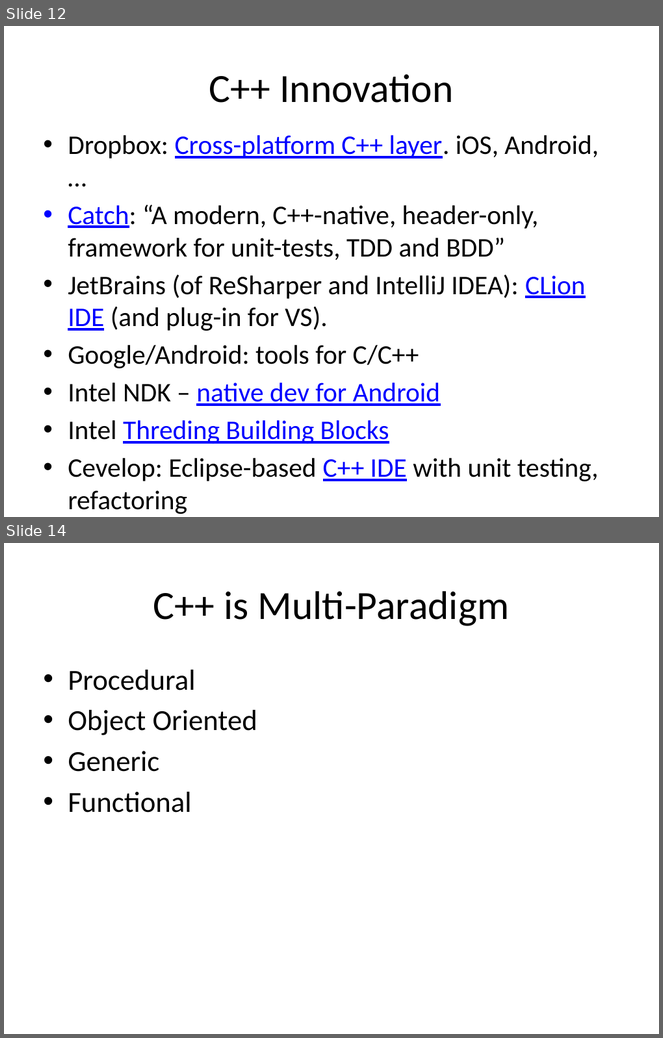
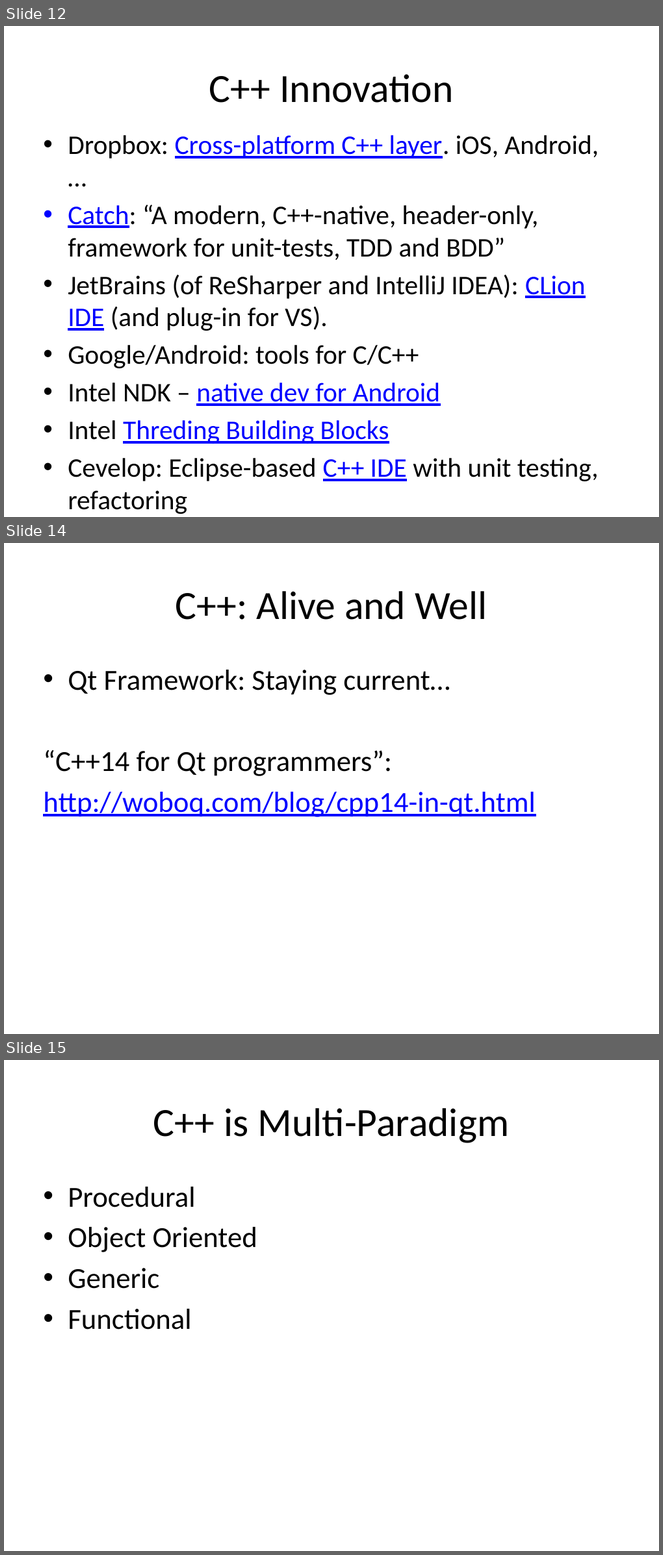
Before and after one commit to fellmad/FunWithCpp11, a slide deck: doc/Fun_with_C++11.pptx. Shown one above the other, each under a label of ours: slides 12 and 14 before the commit, slides 12, 14 and 15 after it; the slides between them are not shown. The pictures are 663x1038 and 663x1555 pixels, drawn with LibreOffice and Linux fonts; fonts in the diff are those of the drawing. Boxes give left, top, right and bottom in pixels: in the first picture for what was removed or moved away, otherwise in the second. Text is boxed around its words. In the diff, an @@ line names an element or a change of style, - is before the commit and + after.

```diff
--- a/doc/Fun_with_C++11.pptx
+++ b/doc/Fun_with_C++11.pptx
@@ slide 14 added at bbox=[4, 543, 659, 1034], background #FFFFFF @@
@@ title added at bbox=[176, 591, 487, 620], 44 pt, text #000000 @@
+C++: Alive and Well
@@ text added at bbox=[43, 670, 535, 817], 32 pt, text #000000 @@
+• Qt Framework: Staying current…
+“C++14 for Qt programmers”:
+http://woboq.com/blog/cpp14-in-qt.html
@@ what was slide 14 is now slide 15 @@
```
Also in this commit, not shown: 1 slide changed.
